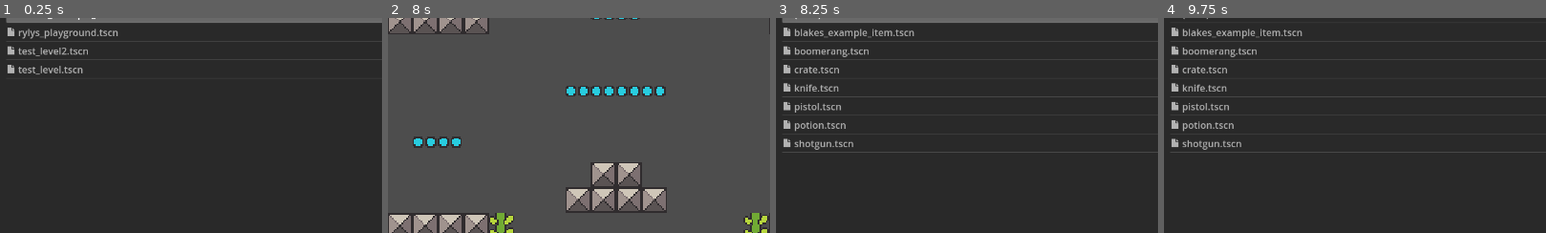
Above: before the commit, frames 1-4 (left to right).
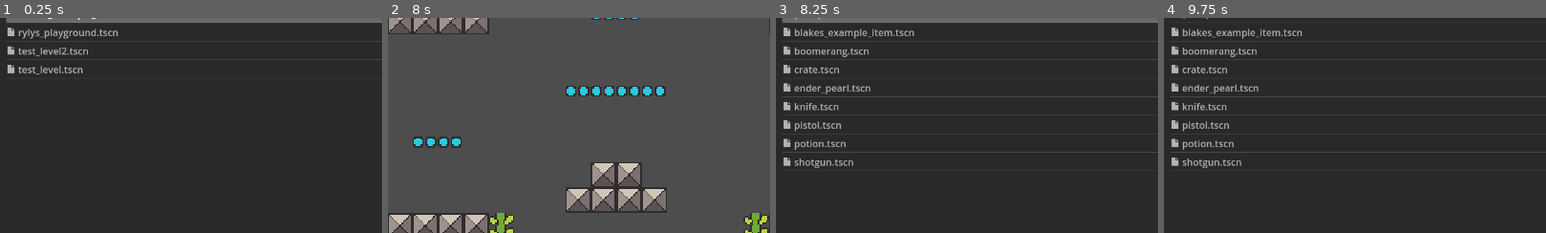
Above: after the commit, the same moments.

Repository: CiberTurtle/GamificationGame
Game: Godot game, scene res://main.tscn
Same seed, same stepped clock (60 frames per second), same inputs: the game is played once before the commit and once after it.
Inputs (mouse positions are % of the whole screen's width and height, from its top left):
- Up to frame 1 (0.25 s): no input
- Up to frame 2 (8 s): click (53, 12) at 0.52 s; type "12" at 0.6 s; click (25, 12) at 1.25 s; click (25, 12) at 2 s; click "Open" at 2.75 s; tap Enter at 3.5 s; move the mouse to (72, 45) at 3.52 s; hold Right (right) 3.53-4.28 s; tap X (action) at 3.6 s; click (72, 45) at 3.67 s; move the mouse to (30, 55) at 4.27 s; hold Z (back) 4.28-5 s; tap L at 4.35 s; click (77, 12) at 5 s; click (79, 12) at 5.75 s; click "All Recognized (*.tscn, *.scn)" at 6.5 s; click "Cancel" at 7.25 s
- Up to frame 3 (8.25 s): tap Space at 8 s; move the mouse to (60, 28) at 8.02 s; hold Right (right) from 8.03 s (still down); tap I at 8.1 s
- Up to frame 4 (9.75 s): release Right (right) at 8.75 s; click (53, 12) at 8.77 s; type "12" at 8.85 s; tap Enter at 9.5 s; move the mouse to (45, 70) at 9.52 s; hold Up (ui_up) from 9.53 s (still down); tap P at 9.6 s; click (45, 70) at 9.67 s
The pictures show only the part of the screen within x 20-70%, y 22-72%; the shares and areas given below are measured in that part.

Frames 1-2 are identical in both runs. In frame 3, 1.4% of the frame differs, in the area x 2-25%, y 30-70%; in frame 4, 1.4%.

Commit message:
Projectile Parts, ender pearl, throw

Diff:
--- /dev/null
+++ b/items/ender_pearl.tscn
@@ -0,0 +1,26 @@
+[gd_scene load_steps=7 format=3 uid="uid://cndyg0xek30fc"]
+
+[ext_resource type="PackedScene" uid="uid://dww6yjs6qfyhp" path="res://items/(item).tscn" id="1_gj58p"]
+[ext_resource type="Texture2D" uid="uid://dae2l8ktq255t" path="res://icon.png" id="2_cd3ey"]
+[ext_resource type="Script" path="res://scripts/parts/shoot.gd" id="3_c5xsu"]
+[ext_resource type="Script" path="res://scripts/parts/kill.gd" id="4_8f7bw"]
+[ext_resource type="PackedScene" uid="uid://bf6w0av5ode7s" path="res://scenes/pearl.tscn" id="4_w35op"]
+
+[sub_resource type="CircleShape2D" id="CircleShape2D_xtxbq"]
+radius = 5.0
+
+[node name="Ender Pearl" instance=ExtResource("1_gj58p")]
+
+[node name="Collision" parent="." index="0"]
+shape = SubResource("CircleShape2D_xtxbq")
+
+[node name="Sprite" parent="." index="1"]
+scale = Vector2(0.08, 0.08)
+texture = ExtResource("2_cd3ey")
+
+[node name="Shoot" type="Node2D" parent="OnUse" index="1"]
+script = ExtResource("3_c5xsu")
+scene = ExtResource("4_w35op")
+
+[node name="Kill" type="Node2D" parent="OnUse" index="2"]
+script = ExtResource("4_8f7bw")
--- /dev/null
+++ b/scenes/pearl.tscn
@@ -0,0 +1,35 @@
+[gd_scene load_steps=7 format=3 uid="uid://bf6w0av5ode7s"]
+
+[ext_resource type="PackedScene" uid="uid://y4rvdb8panhn" path="res://scenes/projectile.tscn" id="1_4vg4p"]
+[ext_resource type="Texture2D" uid="uid://dae2l8ktq255t" path="res://icon.png" id="2_qw5mw"]
+[ext_resource type="Script" path="res://scripts/parts/teleport.gd" id="3_72aow"]
+
+[sub_resource type="Curve" id="Curve_disl5"]
+max_value = 300.0
+_data = [Vector2(0, 300), 0.0, 0.0, 0, 0]
+point_count = 1
+
+[sub_resource type="CircleShape2D" id="CircleShape2D_755ge"]
+radius = 5.0
+
+[sub_resource type="CircleShape2D" id="CircleShape2D_2l3jr"]
+radius = 5.0
+
+[node name="Pearl" instance=ExtResource("1_4vg4p")]
+speed_over_lifetime = SubResource("Curve_disl5")
+
+[node name="Sprite" parent="." index="0"]
+scale = Vector2(0.08, 0.08)
+texture = ExtResource("2_qw5mw")
+
+[node name="Collision" parent="." index="1"]
+shape = SubResource("CircleShape2D_755ge")
+
+[node name="PassiveHitbox" parent="." index="2"]
+damage = 0
+
+[node name="Collision" parent="PassiveHitbox" index="0"]
+shape = SubResource("CircleShape2D_2l3jr")
+
+[node name="Teleport" type="Node2D" parent="OnDeath" index="0"]
+script = ExtResource("3_72aow")
--- a/scenes/projectile.tscn
+++ b/scenes/projectile.tscn
@@ -1,8 +1,9 @@
-[gd_scene load_steps=8 format=3 uid="uid://y4rvdb8panhn"]
+[gd_scene load_steps=9 format=3 uid="uid://y4rvdb8panhn"]
 
 [ext_resource type="Script" path="res://scripts/projectile.gd" id="1_l40mn"]
 [ext_resource type="Texture2D" uid="uid://cqtp4lf2ok6sa" path="res://content/sprites/bullet.png" id="2_3ndkd"]
 [ext_resource type="Script" path="res://scripts/parts/hitbox.gd" id="3_23f81"]
+[ext_resource type="Script" path="res://scripts/parts/group.gd" id="4_hfqqg"]
 
 [sub_resource type="Curve" id="Curve_hc487"]
 max_value = 256.0
@@ -40,3 +41,8 @@
 [node name="Collision" type="CollisionShape2D" parent="PassiveHitbox"]
 shape = SubResource("CircleShape2D_fdlnq")
 debug_color = Color(0.996078, 0, 0.156863, 0.419608)
+
+[node name="OnDeath" type="Node2D" parent="."]
+script = ExtResource("4_hfqqg")
+
+[connection signal="death" from="." to="OnDeath" method="trigger"]
--- a/scripts/parts/teleport.gd
+++ b/scripts/parts/teleport.gd
@@ -1,6 +1,4 @@
 extends Node
 
-@export var to_move :Node2D
-
 func trigger():
-	to_move.global_position = self.global_position
+	owner.damage_source.global_position = self.global_position
--- /dev/null
+++ b/scripts/parts/throw.gd
@@ -0,0 +1,9 @@
+extends Node
+@export var speed:=300.0
+
+func trigger() -> void:
+	owner.player.try_drop_item()
+	owner.velocity.x = speed
+
+func _process(delta: float) -> void:
+	pass
--- a/scripts/projectile.gd
+++ b/scripts/projectile.gd
@@ -1,6 +1,7 @@
 extends CharacterBody2D
 
 const TPS := 60.
+signal death()
 
 @export_range(0, 60, 1, 'or_greater', 'suffix:ticks')  var lifetime := 60
 @onready var lifetime_sec := lifetime/TPS
@@ -45,4 +46,5 @@
 		return
 
 func die() -> void:
+	death.emit()
 	queue_free()
